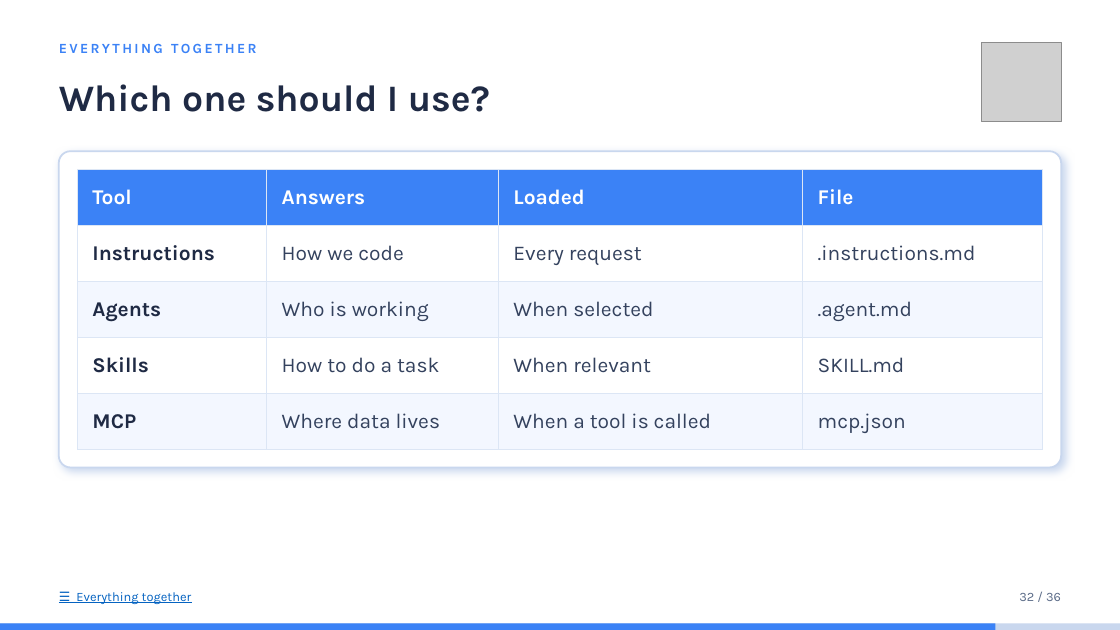
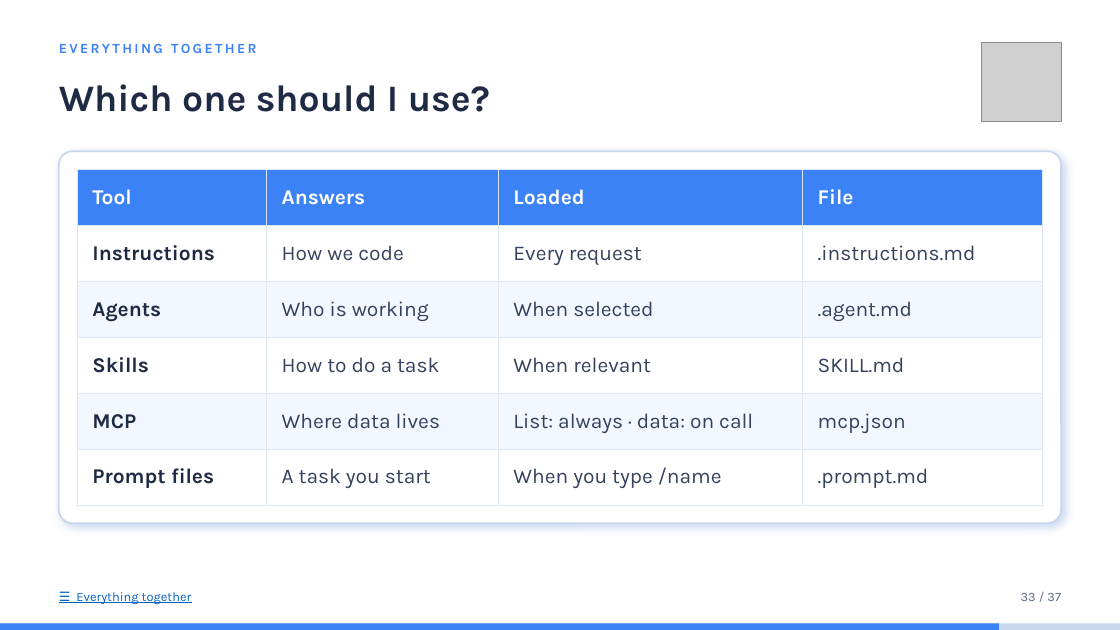
Before and after one commit to idoudist/ai-toolbox-presentation, a slide deck: slide 32 of hello-skills.pptx. Drawn at 1120x630 pixels with LibreOffice and Linux fonts; fonts in the diff are those of the drawing; grey boxes stand for pictures. Boxes give left, top, right and bottom in pixels: in the first picture for what was removed or moved away, otherwise in the second. Text is boxed around its words. In the diff, an @@ line names an element or a change of style, - is before the commit and + after.

```diff
--- a/hello-skills.pptx
+++ b/hello-skills.pptx
@@ rounded rectangle: place and size @@
-rounded rectangle at <box>59,151,1061,468</box>
+rounded rectangle at <box>59,151,1061,523</box>
@@ table at <box>77,170,1043,505</box> @@
-row 5: MCP | Where data lives | When a tool is called | mcp.json
+row 5: MCP | Where data lives | List: always · data: on call | mcp.json
+row 6: Prompt files | A task you start | When you type /name | .prompt.md
@@ text at <box>1021,593,1061,601</box>: text changed @@
-32 / 36
+33 / 37
```
Also in this commit, not shown: 32 other slides changed.
